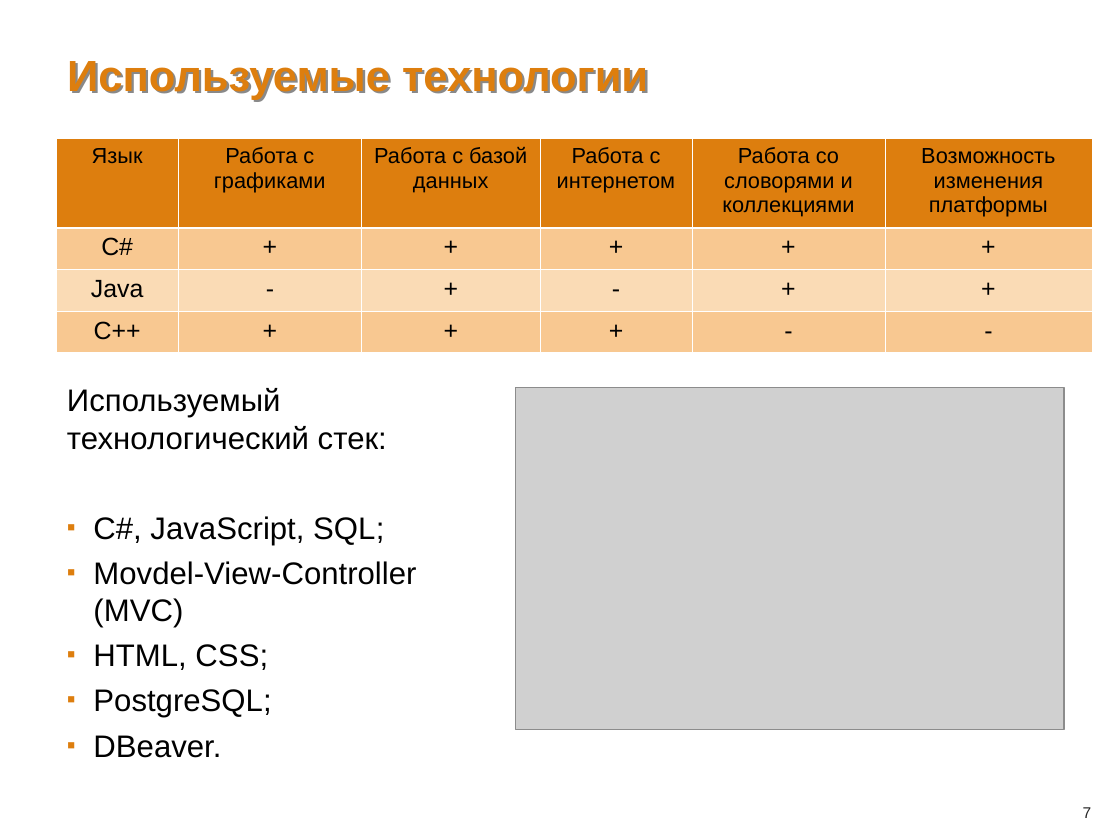
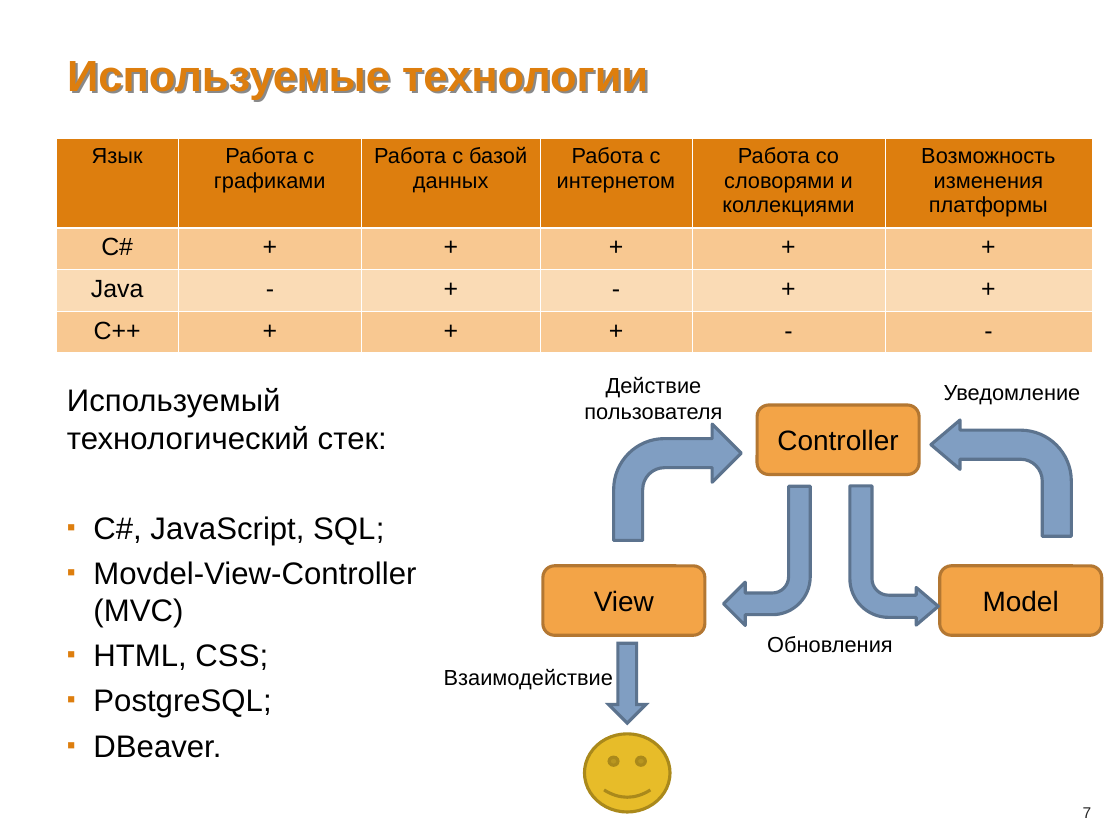
Before and after one commit to kradunches/ari-metiostation, a slide deck: slide 7 of doc/Презентация.ppt. Drawn at 1120x840 pixels with LibreOffice and Linux fonts; fonts in the diff are those of the drawing; grey boxes stand for pictures; background and template pictures are left out. Boxes give left, top, right and bottom in pixels: in the first picture for what was removed or moved away, otherwise in the second. Text is boxed around its words. In the diff, an @@ line names an element or a change of style, - is before the commit and + after.

```diff
--- a/doc/Презентация.ppt
+++ b/doc/Презентация.ppt
@@ picture removed at [516, 388, 1064, 729] @@
@@ text added at [584, 376, 722, 420], 14 pt, text #000000 @@
+Действие пользователя
@@ text added at [944, 385, 1081, 405], 14 pt, text #000000 @@
+Уведомление
@@ rounded rectangle added at [757, 405, 920, 475], fill #F3A447, outline #B37732 2.01 pt, 18 pt, text #000000 @@
+Controller
@@ freeform shape added at [614, 424, 741, 541], fill #809EC2, outline #5C738E 2.01 pt @@
@@ freeform shape added at [931, 420, 1071, 536], fill #809EC2, outline #5C738E 2.01 pt @@
@@ freeform shape added at [724, 486, 810, 625], fill #809EC2, outline #5C738E 2.01 pt @@
@@ freeform shape added at [850, 486, 939, 625], fill #809EC2, outline #5C738E 2.01 pt @@
@@ rounded rectangle added at [543, 566, 706, 635], fill #F3A447, outline #B37732 2.01 pt, 18 pt, text #000000 @@
+View
@@ rounded rectangle added at [940, 566, 1102, 635], fill #F3A447, outline #B37732 2.01 pt, 18 pt, text #000000 @@
+Model
@@ down arrow added at [608, 643, 645, 722], fill #809EC2, outline #5C738E 2.01 pt @@
@@ text added at [767, 636, 893, 653], 14 pt, text #000000 @@
+Обновления
@@ text added at [444, 668, 613, 690], 14 pt, text #000000 @@
+Взаимодействие
@@ smiley face added at [585, 734, 670, 812], fill #E7BC29, outline #AA891B 2.01 pt @@
```
Also in this commit, not shown: 5 other slides changed, 2 slides added, 1 slide removed, 4 other files.
